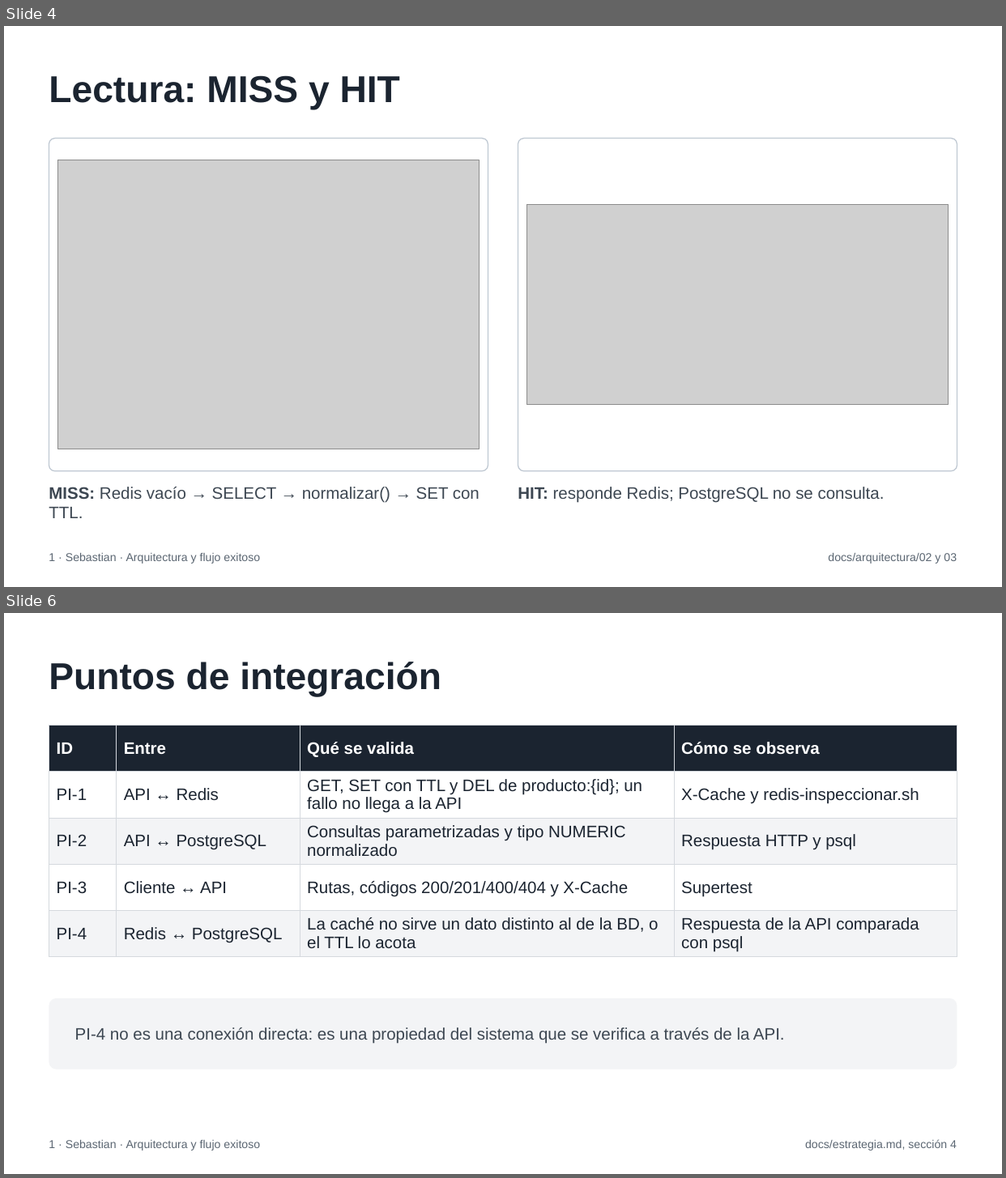
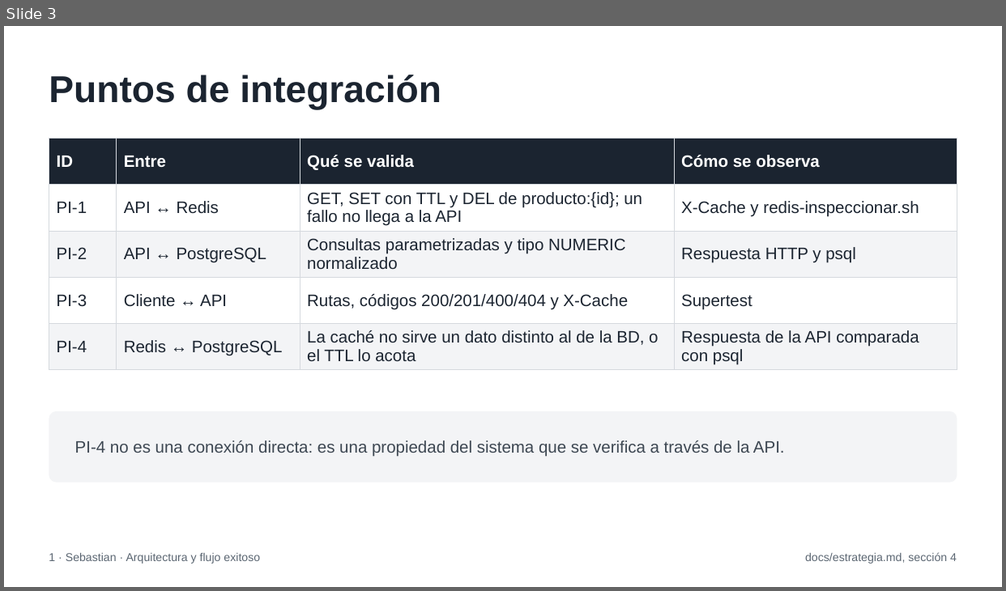
Before and after one commit to SebastianVillaC/lab-cache, a slide deck: docs/presentacion/presentacion-cache.pptx. Shown one above the other, each under a label of ours: slides 4 and 6 before the commit, slide 3 after it; the slides between them are not shown. The pictures are 1006x1178 and 1006x591 pixels, drawn with LibreOffice and Linux fonts; fonts in the diff are those of the drawing; grey boxes stand for pictures. Boxes give left, top, right and bottom in pixels: in the first picture for what was removed or moved away, otherwise in the second. Text is boxed around its words. In the diff, an @@ line names an element or a change of style, - is before the commit and + after.

```diff
--- a/docs/presentacion/presentacion-cache.pptx
+++ b/docs/presentacion/presentacion-cache.pptx
@@ slide 4 removed at (4,26,1002,587), background #FFFFFF @@
@@ title removed at (49,75,400,110) @@
-Lectura: MISS y HIT
@@ rounded rectangle removed at (49,139,488,472) @@
@@ rounded rectangle removed at (518,139,957,472) @@
@@ picture removed at (58,160,479,450) @@
@@ picture removed at (527,205,948,405) @@
@@ text removed at (49,487,479,518) @@
-MISS: Redis vacío → SELECT → normalizar() → SET con TTL.
@@ text removed at (518,487,884,503) @@
-HIT: responde Redis; PostgreSQL no se consulta.
@@ text removed at (49,553,260,564) @@
-1 · Sebastian · Arquitectura y flujo exitoso
@@ text removed at (828,553,957,564) @@
-docs/arquitectura/02 y 03
@@ what was slide 6 is now slide 3 @@
```
Also in this commit, not shown: 2 slides changed, 2 other slides removed, 11 other files.
